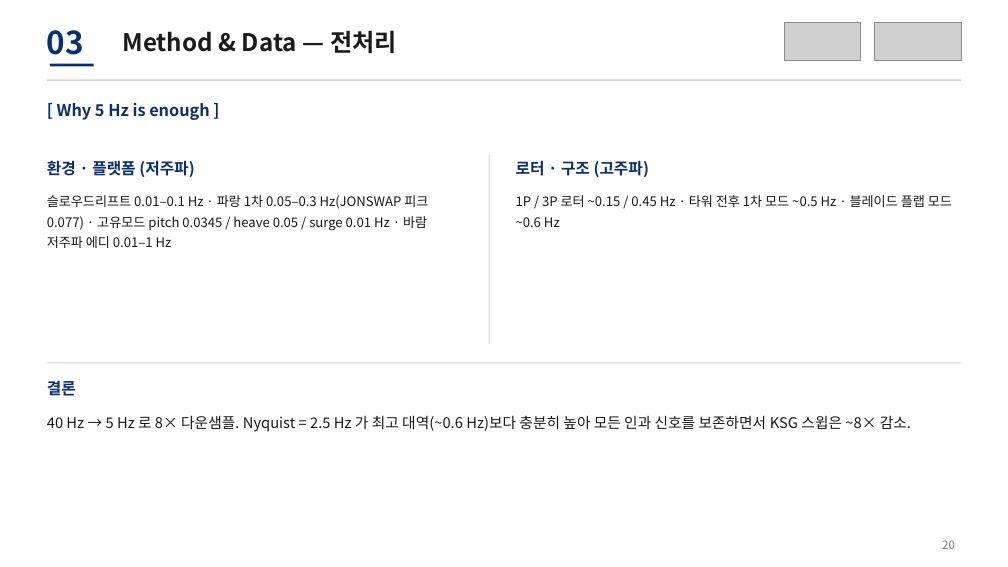
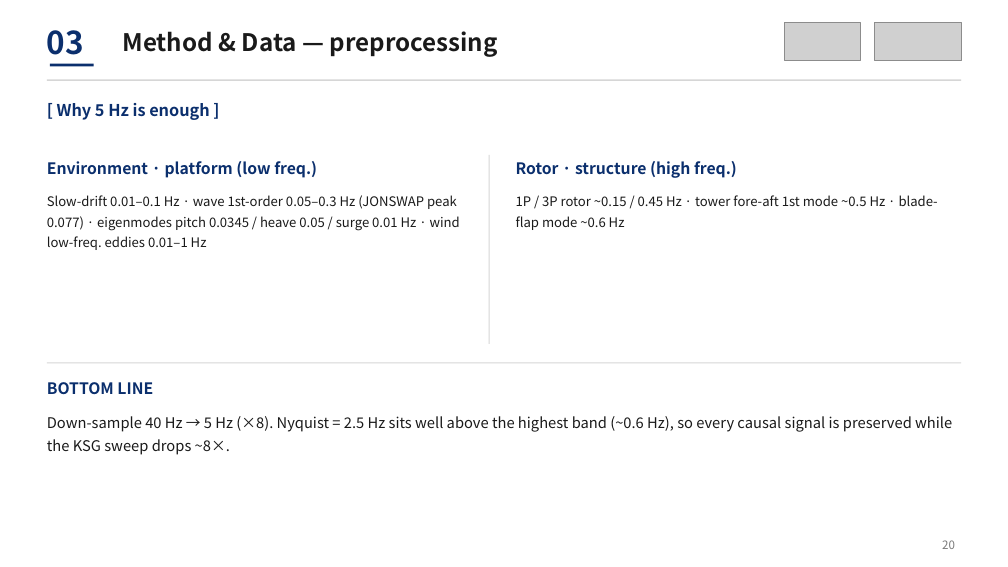
Before and after one commit to sinahdme/fowt-te-causal, a slide deck: slide 20 of reports/te-conference-talk-lab.pptx. Drawn at 1008x567 pixels with LibreOffice and Linux fonts; fonts in the diff are those of the drawing; grey boxes stand for pictures. Boxes give left, top, right and bottom in pixels: in the first picture for what was removed or moved away, otherwise in the second. Text is boxed around its words. In the diff, an @@ line names an element or a change of style, - is before the commit and + after.

```diff
--- a/reports/te-conference-talk-lab.pptx
+++ b/reports/te-conference-talk-lab.pptx
@@ text at [122, 31, 498, 57]: text changed @@
-Method & Data — 전처리
+Method & Data — preprocessing
@@ text at [47, 161, 317, 178]: text changed @@
-환경 · 플랫폼 (저주파)
+Environment · platform (low freq.)
@@ text at [516, 161, 737, 178]: text changed @@
-로터 · 구조 (고주파)
+Rotor · structure (high freq.)
@@ text at [47, 195, 460, 250]: text changed @@
-슬로우드리프트 0.01–0.1 Hz · 파랑 1차 0.05–0.3 Hz(JONSWAP 피크 0.077) · 고유모드 pitch 0.0345 / heave 0.05 / surge 0.01 Hz · 바람 저주파 에디 0.01–1 Hz
+Slow-drift 0.01–0.1 Hz · wave 1st-order 0.05–0.3 Hz (JONSWAP peak 0.077) · eigenmodes pitch 0.0345 / heave 0.05 / surge 0.01 Hz · wind low-freq. eddies 0.01–1 Hz
@@ text at [516, 195, 938, 230]: text changed @@
-1P / 3P 로터 ~0.15 / 0.45 Hz · 타워 전후 1차 모드 ~0.5 Hz · 블레이드 플랩 모드 ~0.6 Hz
+1P / 3P rotor ~0.15 / 0.45 Hz · tower fore-aft 1st mode ~0.5 Hz · blade-flap mode ~0.6 Hz
@@ text at [47, 382, 153, 395]: text changed @@
-결론
+BOTTOM LINE
@@ text at [47, 416, 952, 455]: text changed @@
-40 Hz → 5 Hz 로 8× 다운샘플. Nyquist = 2.5 Hz 가 최고 대역(~0.6 Hz)보다 충분히 높아 모든 인과 신호를 보존하면서 KSG 스윕은 ~8× 감소.
+Down-sample 40 Hz → 5 Hz (×8). Nyquist = 2.5 Hz sits well above the highest band (~0.6 Hz), so every causal signal is preserved while the KSG sweep drops ~8×.
```
Also in this commit, not shown: 18 other slides changed, 13 slides added, 13 slides removed, 1 other file.
